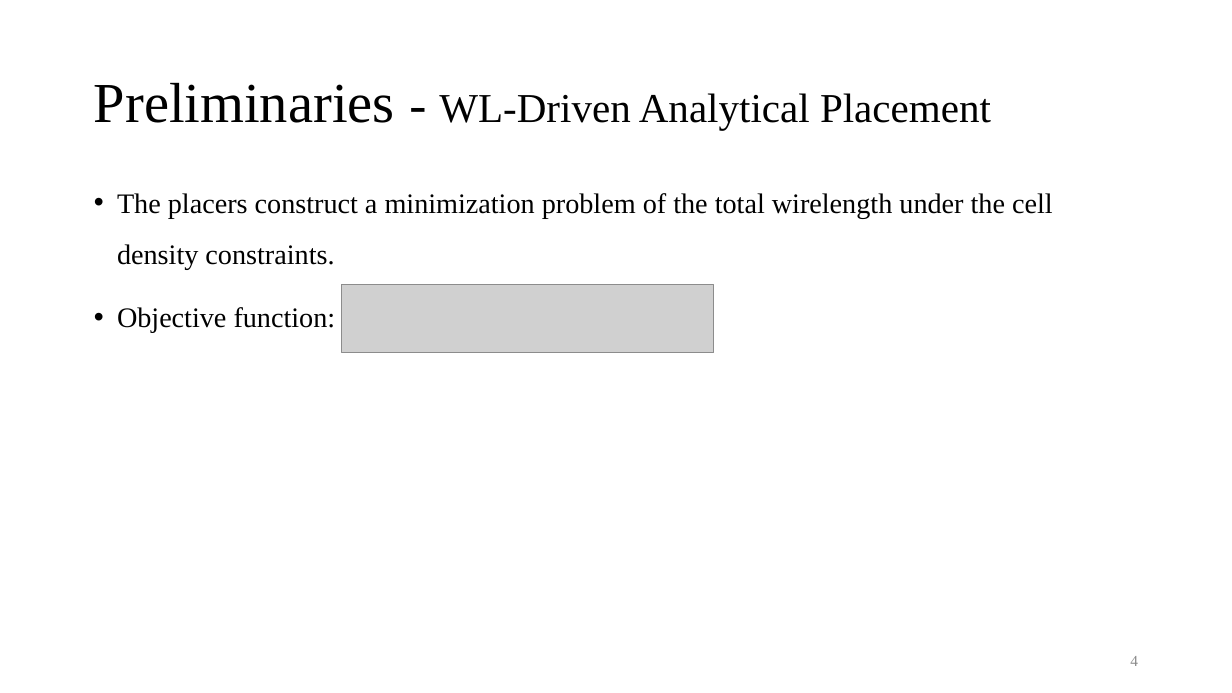
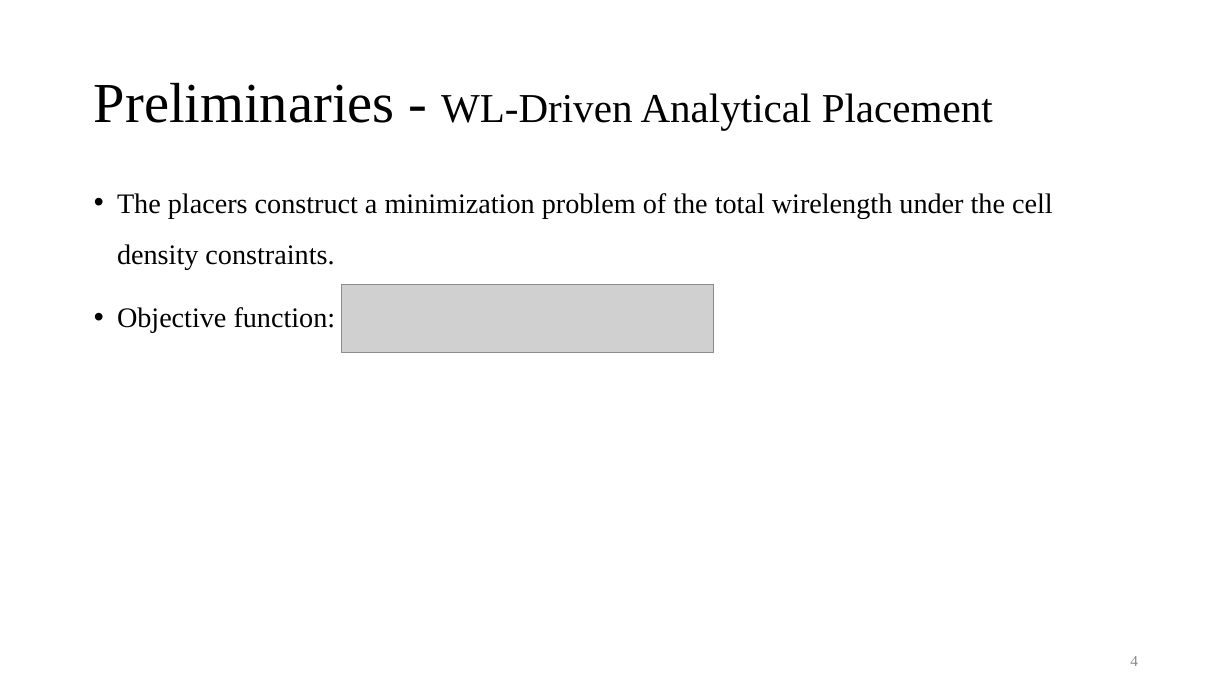
Before and after one commit to Pacific-Feng-Studuies/Studied-Papers, a slide deck: slide 5 of GM/Placement/An Analytical Placement Algorithm with Routing topology Optimization/An Analytical Placement Algorithm with Routing topology Optimization.pptx. Drawn at 1232x693 pixels with LibreOffice and Linux fonts; fonts in the diff are those of the drawing; grey boxes stand for pictures. Boxes give left, top, right and bottom in pixels: in the first picture for what was removed or moved away, otherwise in the second. Text is boxed around its words. In the diff, an @@ line names an element or a change of style, - is before the commit and + after.

```diff
--- a/GM/Placement/An Analytical Placement Algorithm with Routing topology Optimization/An Analytical Placement Algorithm with Routing topology Optimization.pptx
+++ b/GM/Placement/An Analytical Placement Algorithm with Routing topology Optimization/An Analytical Placement Algorithm with Routing topology Optimization.pptx
@@ title "Preliminaries - WL-Driven Analytical Placement" at box(94, 82, 993, 130): size 40 to 44 pt in "-" @@
```
Also in this commit, not shown: 1 other slide changed, 6 slides added.
